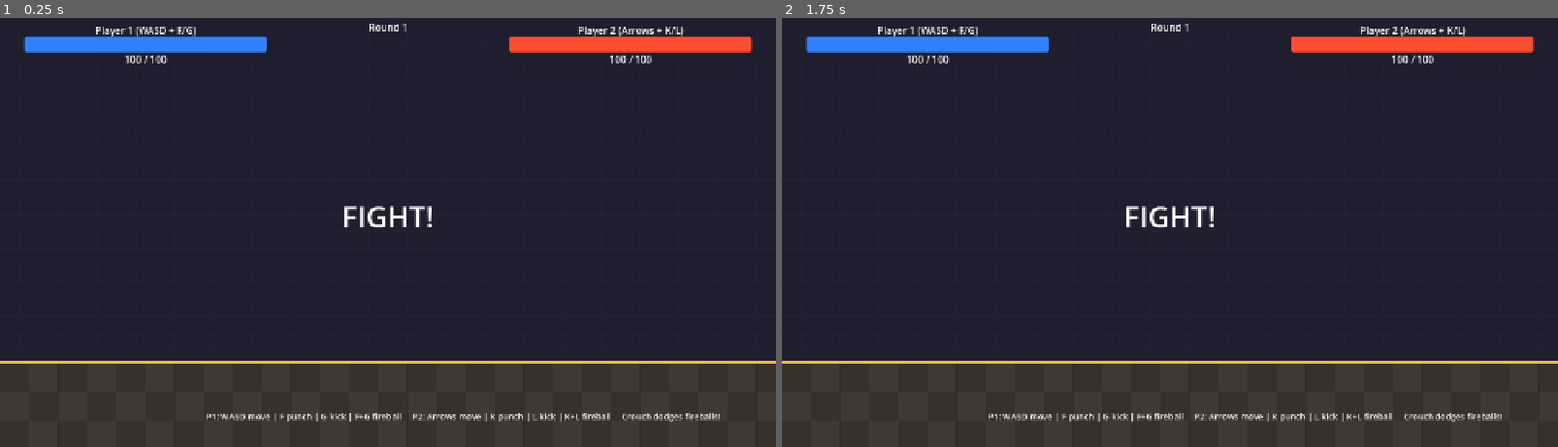
Above: before the commit, frames 1-2 (left to right).
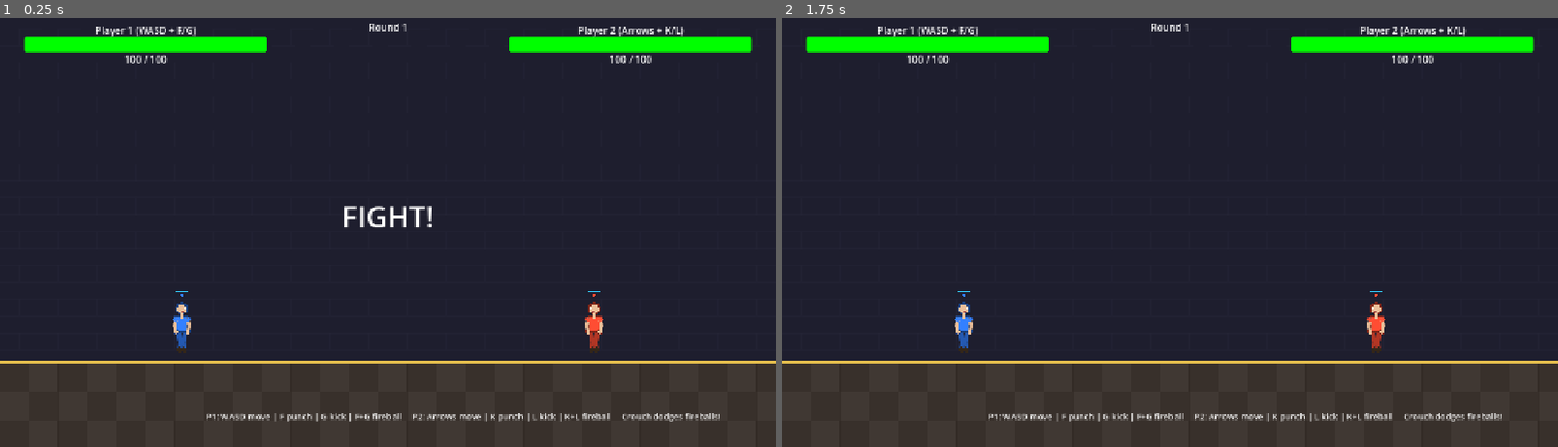
Above: after the commit, the same moments.

Repository: leoemre/gameDevelopment
Game: Godot game, scene res://scenes/main.tscn
Same seed, same stepped clock (60 frames per second), same inputs: the game is played once before the commit and once after it.
Inputs:
- Up to frame 1 (0.25 s): no input
- Up to frame 2 (1.75 s): tap Enter at 0.5 s; tap Space at 1.25 s

The runs differ from the first frame. In frame 1, 2.8% of the frame differs, in the area x 3-97%, y 4-78%; in frame 2, 3.1%.
Error before the commit: Parse Error: Cannot infer the type of "strength" variable because the value doesn't have a set type. (res://scripts/fighter.gd:381)

Commit message:
Fix invisible characters - remove duplicate variable declarations
Restoring fighter.gd from the working fireball state and then adding
variables created duplicate declarations of is_crouching, stamina,
is_firing_special, and fireball_anim_timer. GDScript fails to parse
scripts with duplicate variable names, silently preventing the
entire script from loading - making characters invisible.

https://claude.ai/code/session_013csNQhu1oHfUeZ7gZyrWH2

Diff:
--- a/scripts/fighter.gd
+++ b/scripts/fighter.gd
@@ -302,63 +302,29 @@
 		pants_color = fighter_color.darkened(0.3)
 		outline_color = fighter_color.darkened(0.5)
 
-	# Crouch offset — upper body drops, feet stay planted
-	var crouch_drop := 0.0
-	var crouch_spread := 0.0
-	var crouch_lean := 0.0
-	if is_crouching:
-		crouch_drop = 18.0
-		crouch_spread = 12.0
-		crouch_lean = 3.0 * dir
-	var bo_x := crouch_lean  # body offset x
-	var bo_y := crouch_drop  # body offset y
-
 	# Idle walk cycle hint: slight arm/leg sway based on velocity
 	var walk_phase := 0.0
-	if is_on_floor() and abs(velocity.x) > 10 and not is_crouching:
+	if is_on_floor() and abs(velocity.x) > 10:
 		walk_phase = sin(Time.get_ticks_msec() * 0.01) * 0.3
 
 	# ── LEGS ──
-	var left_hip := Vector2(-5.0 * dir + bo_x, HIP_Y + bo_y)
-	var right_hip := Vector2(5.0 * dir + bo_x, HIP_Y + bo_y)
+	var left_hip := Vector2(-5.0 * dir, HIP_Y)
+	var right_hip := Vector2(5.0 * dir, HIP_Y)
 	var left_knee: Vector2
 	var right_knee: Vector2
 	var left_foot: Vector2
 	var right_foot: Vector2
 
 	if is_attacking and attack_type == "kick":
-		# Realistic 3-phase kick:
-		# Phase 1 (0-0.25): Chamber - knee lifts up toward chest
-		# Phase 2 (0.25-0.6): Snap - lower leg extends outward from knee
-		# Phase 3 (0.6-1.0): Retract - leg pulls back
-		var p := attack_anim_progress
-		var chamber := clampf(p / 0.25, 0.0, 1.0)
-		var snap := clampf((p - 0.25) / 0.35, 0.0, 1.0)
-		var retract := clampf((p - 0.6) / 0.4, 0.0, 1.0)
-
-		# Knee rises up and forward during chamber, stays during snap, lowers on retract
-		var knee_up := chamber * 22.0 - retract * 16.0
-		var knee_fwd := chamber * 12.0 + snap * 8.0 - retract * 14.0
-		# Foot: tucked behind knee during chamber, snaps straight out, retracts
-		var foot_fwd := snap * 42.0 - retract * 32.0
-		var foot_up := chamber * 20.0 - retract * 14.0
-		# During chamber, foot tucks up near knee (bent leg)
-		var foot_tuck_back := (1.0 - snap) * chamber * 10.0
-
-		right_knee = Vector2(dir * (6.0 + knee_fwd), KNEE_Y - knee_up)
-		right_foot = Vector2(
-			dir * (6.0 + knee_fwd + foot_fwd - foot_tuck_back),
-			KNEE_Y - foot_up + (1.0 - snap) * 4.0
-		)
-		# Support leg bends slightly for balance
-		left_knee = Vector2((-4.0 - chamber * 2.0) * dir, KNEE_Y + chamber * 3.0)
-		left_foot = Vector2(-5.0 * dir, FOOT_Y)
-	elif is_crouching:
-		# Crouching: knees bend outward, feet planted wider
-		left_knee = Vector2((-8.0 - crouch_spread) * dir + bo_x, KNEE_Y + bo_y * 0.5)
-		left_foot = Vector2(-7.0 * dir, FOOT_Y)
-		right_knee = Vector2((8.0 + crouch_spread) * dir + bo_x, KNEE_Y + bo_y * 0.5)
-		right_foot = Vector2(7.0 * dir, FOOT_Y)
+		# Kicking leg (front leg) extends forward
+		var kick_extend := attack_anim_progress * 45.0
+		var kick_lift := attack_anim_progress * 12.0
+		# Front leg kicks
+		right_knee = Vector2(dir * (8.0 + kick_extend * 0.4), KNEE_Y - kick_lift * 0.5)
+		right_foot = Vector2(dir * (10.0 + kick_extend), KNEE_Y - kick_lift)
+		# Back leg stays planted
+		left_knee = Vector2(-3.0 * dir, KNEE_Y)
+		left_foot = Vector2(-4.0 * dir, FOOT_Y)
 	else:
 		# Normal legs with walk cycle
 		left_knee = Vector2((-3.0 + walk_phase * 4.0) * dir, KNEE_Y)
@@ -375,55 +341,48 @@
 	_draw_limb(right_knee, right_foot, pants_color, LIMB_WIDTH)
 	draw_circle(right_foot, FOOT_RADIUS, shoe_color)
 
-	# Kick impact effect - peaks during the snap phase
-	if is_attacking and attack_type == "kick" and attack_anim_progress > 0.3 and attack_anim_progress < 0.7:
+	# Kick impact effect
+	if is_attacking and attack_type == "kick" and attack_anim_progress > 0.5:
 		var impact_pos := right_foot + Vector2(dir * 6.0, 0)
-		var strength := 1.0 - abs(attack_anim_progress - 0.5) / 0.2
-		strength = clampf(strength, 0.0, 1.0)
-		draw_circle(impact_pos, 7.0 * strength, Color(1, 0.9, 0.2, 0.6 * strength))
-		# Speed lines behind the foot during snap
-		if strength > 0.3:
-			for i in 3:
-				var lx := right_foot.x - dir * (8.0 + i * 7.0)
-				draw_line(Vector2(lx, right_foot.y - 1), Vector2(lx - dir * 10.0, right_foot.y - 1), Color(1, 1, 1, 0.25 * strength), 1.5)
+		draw_circle(impact_pos, 6.0 * attack_anim_progress, Color(1, 0.9, 0.2, 0.7 * attack_anim_progress))
 
 	# ── TORSO ──
-	var torso_rect := Rect2(-TORSO_HALF_W + bo_x, TORSO_TOP + bo_y, TORSO_HALF_W * 2, TORSO_BOTTOM - TORSO_TOP)
+	var torso_rect := Rect2(-TORSO_HALF_W, TORSO_TOP, TORSO_HALF_W * 2, TORSO_BOTTOM - TORSO_TOP)
 	draw_rect(torso_rect, body_color)
+	# Torso outline
 	draw_rect(torso_rect, outline_color, false, 1.5)
 
 	# Belt
-	var belt_rect := Rect2(-TORSO_HALF_W - 1 + bo_x, TORSO_BOTTOM - 3 + bo_y, TORSO_HALF_W * 2 + 2, 3)
+	var belt_rect := Rect2(-TORSO_HALF_W - 1, TORSO_BOTTOM - 3, TORSO_HALF_W * 2 + 2, 3)
 	draw_rect(belt_rect, outline_color)
 
 	# ── ARMS ──
-	var left_shoulder := Vector2(-TORSO_HALF_W * dir + bo_x, SHOULDER_Y + bo_y)
-	var right_shoulder := Vector2(TORSO_HALF_W * dir + bo_x, SHOULDER_Y + bo_y)
+	var left_shoulder := Vector2(-TORSO_HALF_W * dir, SHOULDER_Y)
+	var right_shoulder := Vector2(TORSO_HALF_W * dir, SHOULDER_Y)
 	var left_elbow: Vector2
 	var right_elbow: Vector2
 	var left_hand: Vector2
 	var right_hand: Vector2
 
 	if is_firing_special:
+		# Both arms thrust forward for fireball
 		var thrust := 30.0
-		right_elbow = Vector2(dir * 14.0 + bo_x, SHOULDER_Y - 6.0 + bo_y)
-		right_hand = Vector2(dir * (15.0 + thrust) + bo_x, SHOULDER_Y - 10.0 + bo_y)
-		left_elbow = Vector2(dir * 10.0 + bo_x, SHOULDER_Y - 2.0 + bo_y)
-		left_hand = Vector2(dir * (12.0 + thrust) + bo_x, SHOULDER_Y - 8.0 + bo_y)
+		right_elbow = Vector2(dir * 14.0, SHOULDER_Y - 6.0)
+		right_hand = Vector2(dir * (15.0 + thrust), SHOULDER_Y - 10.0)
+		left_elbow = Vector2(dir * 10.0, SHOULDER_Y - 2.0)
+		left_hand = Vector2(dir * (12.0 + thrust), SHOULDER_Y - 8.0)
 	elif is_attacking and attack_type == "punch":
+		# Punching arm (front arm) extends forward
 		var punch_extend := attack_anim_progress * 40.0
 		var punch_lift := attack_anim_progress * 8.0
-		right_elbow = Vector2(dir * (12.0 + punch_extend * 0.3) + bo_x, SHOULDER_Y - punch_lift * 0.3 + bo_y)
-		right_hand = Vector2(dir * (15.0 + punch_extend) + bo_x, SHOULDER_Y - punch_lift + bo_y)
-		left_elbow = Vector2(-dir * 6.0 + bo_x, SHOULDER_Y + 8.0 + bo_y)
-		left_hand = Vector2(-dir * 4.0 + bo_x, SHOULDER_Y + 4.0 + bo_y)
-	elif is_crouching:
-		# Guard position - fists up near face
-		left_elbow = Vector2(-8.0 * dir + bo_x, SHOULDER_Y + 6.0 + bo_y)
-		left_hand = Vector2(-5.0 * dir + bo_x, SHOULDER_Y + 1.0 + bo_y)
-		right_elbow = Vector2(8.0 * dir + bo_x, SHOULDER_Y + 6.0 + bo_y)
-		right_hand = Vector2(5.0 * dir + bo_x, SHOULDER_Y + 1.0 + bo_y)
+		# Front arm punches straight out
+		right_elbow = Vector2(dir * (12.0 + punch_extend * 0.3), SHOULDER_Y - punch_lift * 0.3)
+		right_hand = Vector2(dir * (15.0 + punch_extend), SHOULDER_Y - punch_lift)
+		# Back arm pulls back (guard position)
+		left_elbow = Vector2(-dir * 6.0, SHOULDER_Y + 8.0)
+		left_hand = Vector2(-dir * 4.0, SHOULDER_Y + 4.0)
 	else:
+		# Normal arms with walk cycle
 		left_elbow = Vector2((-12.0 - walk_phase * 3.0) * dir, SHOULDER_Y + 12.0)
 		left_hand = Vector2((-10.0 - walk_phase * 6.0) * dir, SHOULDER_Y + 22.0)
 		right_elbow = Vector2((12.0 + walk_phase * 3.0) * dir, SHOULDER_Y + 12.0)
@@ -460,10 +419,10 @@
 	_draw_limb(right_shoulder, right_shoulder + Vector2((3.0) * dir, 4.0), body_color, LIMB_WIDTH + 2)
 
 	# ── NECK ──
-	draw_line(Vector2(bo_x, NECK_TOP + bo_y), Vector2(bo_x, SHOULDER_Y + bo_y), skin_color, 4.0)
+	draw_line(Vector2(0, NECK_TOP), Vector2(0, SHOULDER_Y), skin_color, 4.0)
 
 	# ── HEAD ──
-	var head_center := Vector2(bo_x, HEAD_Y + bo_y)
+	var head_center := Vector2(0, HEAD_Y)
 	# Head
 	draw_circle(head_center, HEAD_RADIUS, skin_color)
 	# Head outline
@@ -472,39 +431,44 @@
 	var hair_color := outline_color if not is_dead and flash_timer <= 0 else skin_color
 	draw_arc(head_center, HEAD_RADIUS, PI * 0.8, PI * 2.2, 12, hair_color, 3.0)
 
-	# Eyes (relative to head_center)
-	var hx := head_center.x
-	var hy := head_center.y
+	# Eyes
 	if not is_dead and flash_timer <= 0:
 		var eye_offset_x := 3.5 * dir
-		var eye_y := hy - 1.0
-		draw_circle(Vector2(hx + eye_offset_x - 1.5 * dir, eye_y), 1.5, Color.WHITE)
-		draw_circle(Vector2(hx + eye_offset_x + 1.5 * dir, eye_y), 1.5, Color.WHITE)
-		draw_circle(Vector2(hx + eye_offset_x - 1.5 * dir + dir * 0.5, eye_y), 0.8, Color.BLACK)
-		draw_circle(Vector2(hx + eye_offset_x + 1.5 * dir + dir * 0.5, eye_y), 0.8, Color.BLACK)
-
+		var eye_y := HEAD_Y - 1.0
+		draw_circle(Vector2(eye_offset_x - 1.5 * dir, eye_y), 1.5, Color.WHITE)
+		draw_circle(Vector2(eye_offset_x + 1.5 * dir, eye_y), 1.5, Color.WHITE)
+		# Pupils look toward opponent
+		var pupil_dir := dir
+		draw_circle(Vector2(eye_offset_x - 1.5 * dir + pupil_dir * 0.5, eye_y), 0.8, Color.BLACK)
+		draw_circle(Vector2(eye_offset_x + 1.5 * dir + pupil_dir * 0.5, eye_y), 0.8, Color.BLACK)
+
+		# Mouth - determined by state
 		if is_attacking:
-			draw_circle(Vector2(hx + 2.0 * dir, hy + 4.0), 2.0, Color(0.6, 0.2, 0.2))
+			# Open mouth (yelling)
+			draw_circle(Vector2(2.0 * dir, HEAD_Y + 4.0), 2.0, Color(0.6, 0.2, 0.2))
 		elif hit_stun_timer > 0:
-			draw_line(Vector2(hx - 1.0 * dir, hy + 4.0), Vector2(hx + 3.0 * dir, hy + 5.0), Color(0.6, 0.2, 0.2), 1.5)
+			# Ouch face
+			draw_line(Vector2(-1.0 * dir, HEAD_Y + 4.0), Vector2(3.0 * dir, HEAD_Y + 5.0), Color(0.6, 0.2, 0.2), 1.5)
 		else:
-			draw_arc(Vector2(hx + 2.0 * dir, hy + 3.0), 2.0, 0.2, PI - 0.2, 8, Color(0.6, 0.2, 0.2), 1.0)
+			# Neutral/slight smile
+			draw_arc(Vector2(2.0 * dir, HEAD_Y + 3.0), 2.0, 0.2, PI - 0.2, 8, Color(0.6, 0.2, 0.2), 1.0)
 	elif is_dead:
-		var eye_x := hx + 3.0 * dir
-		var eye_y := hy - 1.0
+		# X eyes
+		var eye_x := 3.0 * dir
+		var eye_y := HEAD_Y - 1.0
 		draw_line(Vector2(eye_x - 2, eye_y - 2), Vector2(eye_x + 2, eye_y + 2), Color.BLACK, 1.5)
 		draw_line(Vector2(eye_x - 2, eye_y + 2), Vector2(eye_x + 2, eye_y - 2), Color.BLACK, 1.5)
-		eye_x = hx - 1.0 * dir
+		eye_x = -1.0 * dir
 		draw_line(Vector2(eye_x - 2, eye_y - 2), Vector2(eye_x + 2, eye_y + 2), Color.BLACK, 1.5)
 		draw_line(Vector2(eye_x - 2, eye_y + 2), Vector2(eye_x + 2, eye_y - 2), Color.BLACK, 1.5)
 
 	# Player indicator (small colored triangle above head)
-	var indicator_y := head_center.y - HEAD_RADIUS - 10.0
+	var indicator_y := HEAD_Y - HEAD_RADIUS - 10.0
 	var indicator_color := fighter_color if flash_timer <= 0 else Color.WHITE
 	var tri := PackedVector2Array([
-		Vector2(head_center.x - 5, indicator_y - 6),
-		Vector2(head_center.x + 5, indicator_y - 6),
-		Vector2(head_center.x, indicator_y)
+		Vector2(-5, indicator_y - 6),
+		Vector2(5, indicator_y - 6),
+		Vector2(0, indicator_y)
 	])
 	draw_colored_polygon(tri, indicator_color)
 
@@ -512,9 +476,9 @@
 	if not is_dead:
 		var stam_y := indicator_y - 10.0
 		var stam_ratio := stamina / STAMINA_MAX
-		draw_rect(Rect2(head_center.x - 10, stam_y, 20, 3), Color(0.2, 0.2, 0.2, 0.8))
+		draw_rect(Rect2(-10, stam_y, 20, 3), Color(0.2, 0.2, 0.2, 0.8))
 		var sc := Color(0.2, 0.8, 1.0) if stam_ratio > 0.99 else Color(0.4, 0.4, 0.4)
-		draw_rect(Rect2(head_center.x - 10, stam_y, 20 * stam_ratio, 3), sc)
+		draw_rect(Rect2(-10, stam_y, 20 * stam_ratio, 3), sc)
 
 func _draw_limb(from: Vector2, to: Vector2, color: Color, width: float) -> void:
 	draw_line(from, to, color, width, true)
